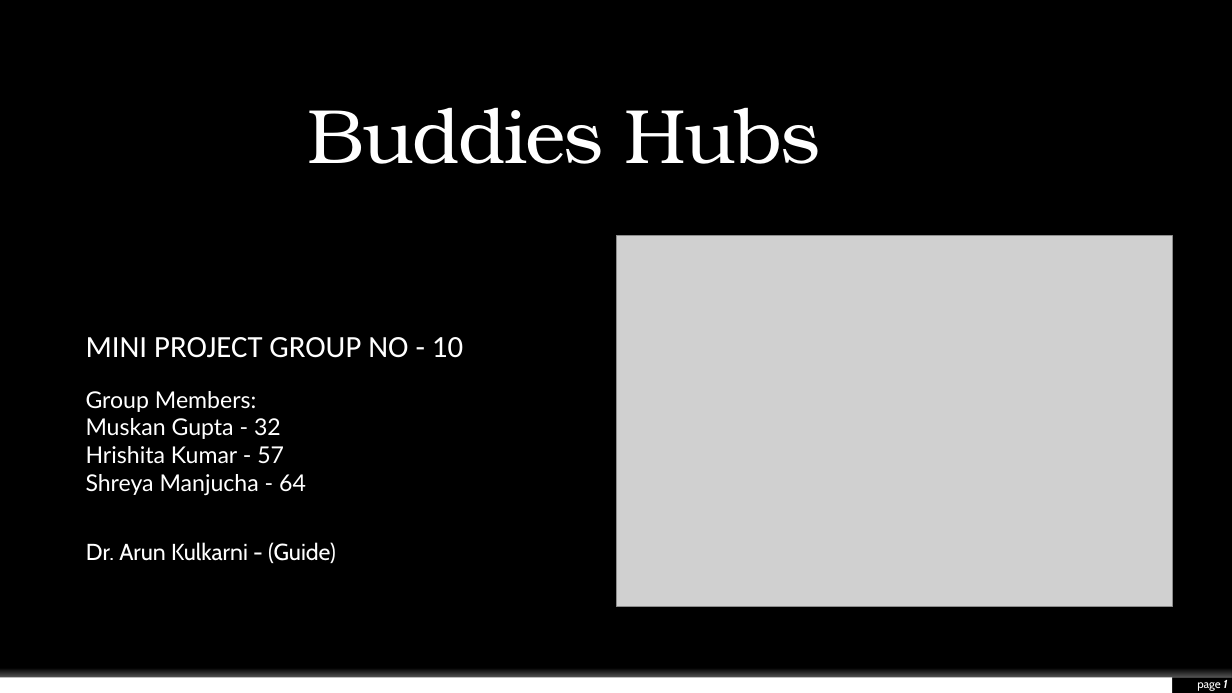
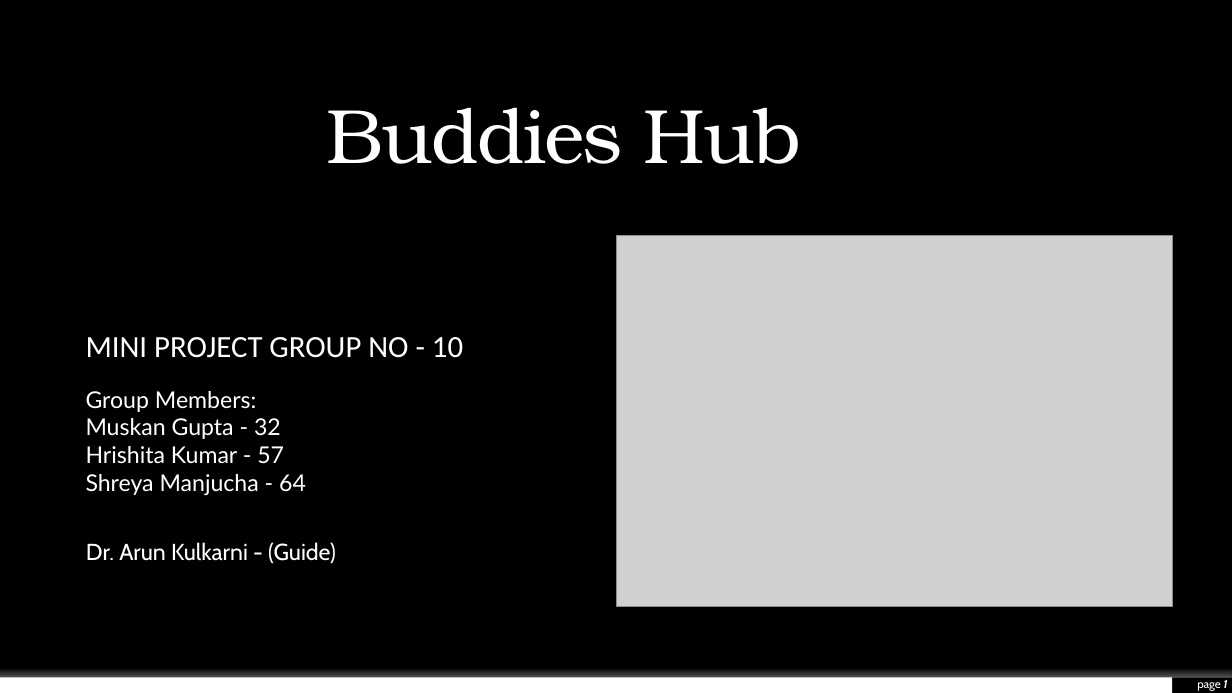
Before and after one commit to Mini-Project-Sem5/gaming-website, a slide deck: slide 1 of GamingWebsite.pptx. Drawn at 1232x693 pixels with LibreOffice and Linux fonts; fonts in the diff are those of the drawing; grey boxes stand for pictures; background and template pictures are left out. Boxes give left, top, right and bottom in pixels: in the first picture for what was removed or moved away, otherwise in the second. Text is boxed around its words. In the diff, an @@ line names an element or a change of style, - is before the commit and + after.

Commit message:
ppt content s removed

```diff
--- a/GamingWebsite.pptx
+++ b/GamingWebsite.pptx
@@ title at (326,107,802,164): text changed @@
-Buddies Hubs
+Buddies Hub
```
Also in this commit, not shown: 1 other file.
